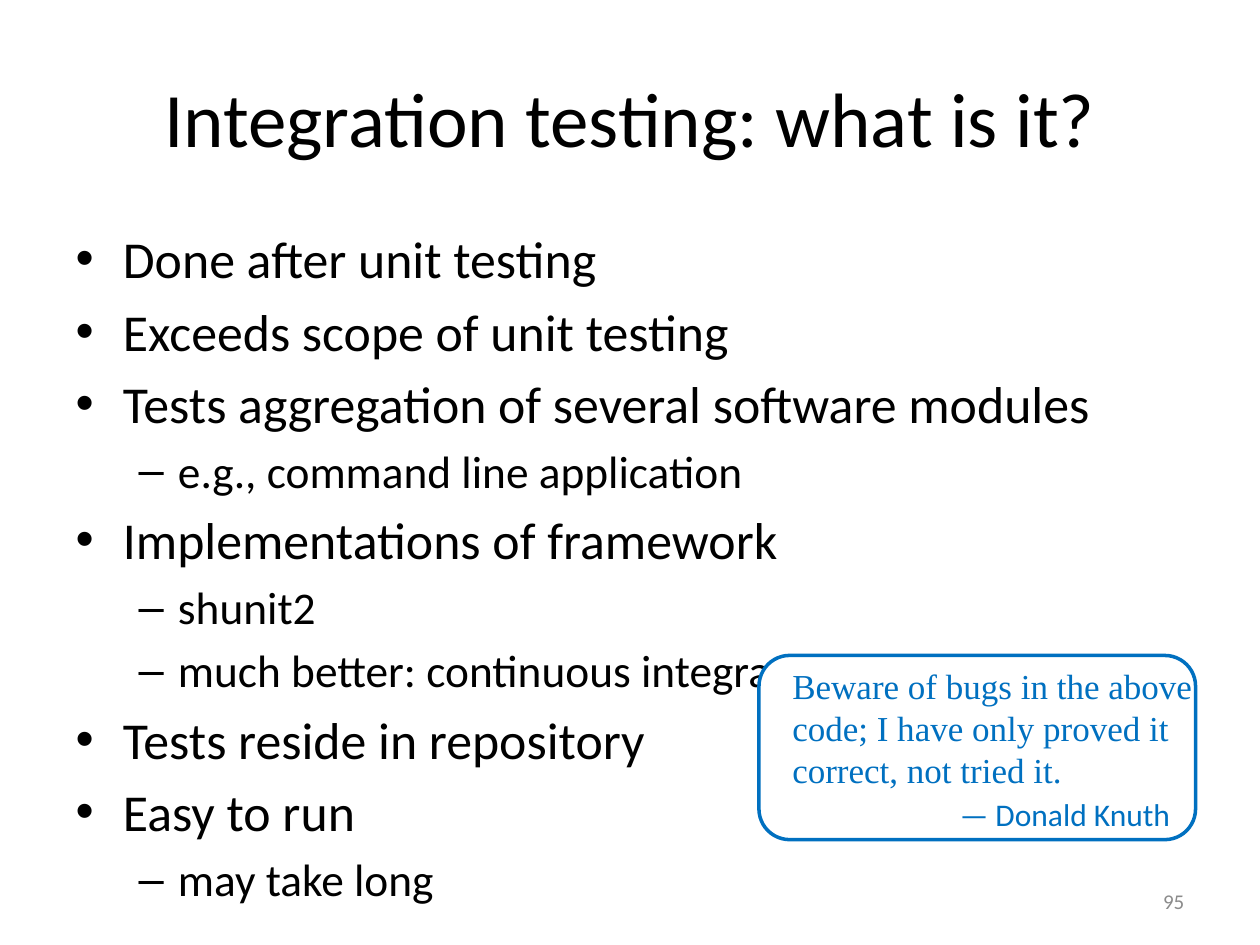
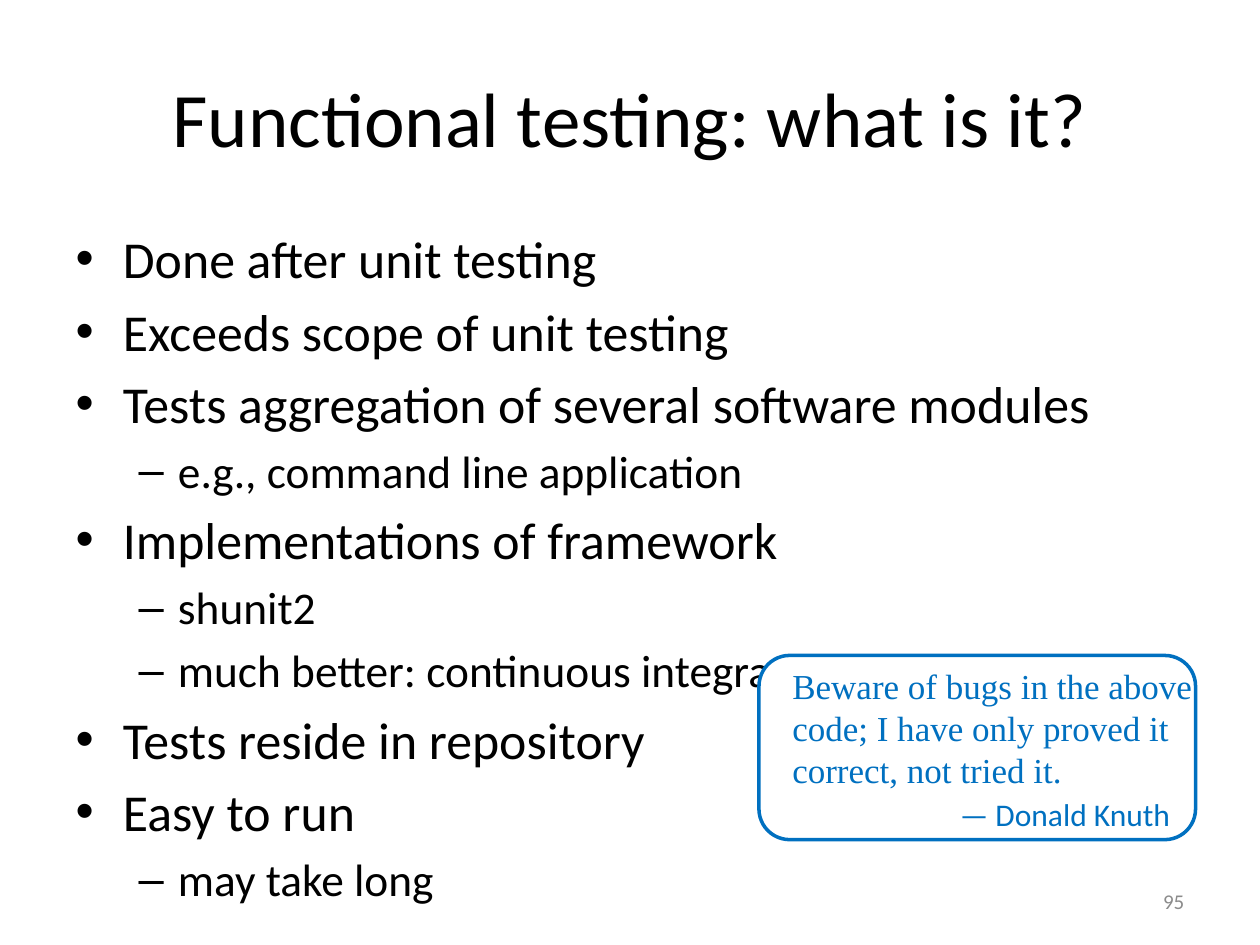
Before and after one commit to gjbex/training-material, a slide deck: slide 95 of Debugging/debugging.pptx. Drawn at 1260x945 pixels with LibreOffice and Linux fonts; fonts in the diff are those of the drawing. Boxes give left, top, right and bottom in pixels: in the first picture for what was removed or moved away, otherwise in the second. Text is boxed around its words. In the diff, an @@ line names an element or a change of style, - is before the commit and + after.

```diff
--- a/Debugging/debugging.pptx
+++ b/Debugging/debugging.pptx
@@ title at [173, 93, 1086, 161]: text changed @@
-Integration testing: what is it?
+Functional testing: what is it?
```
Also in this commit, not shown: 1 other slide changed.
